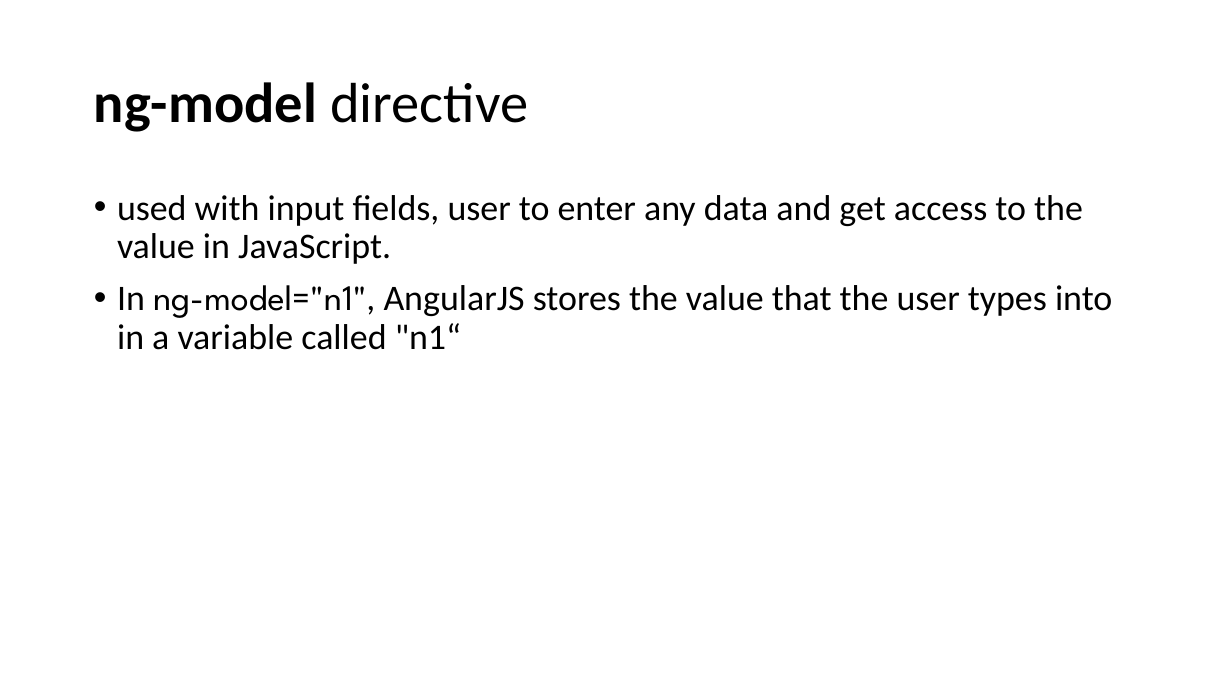
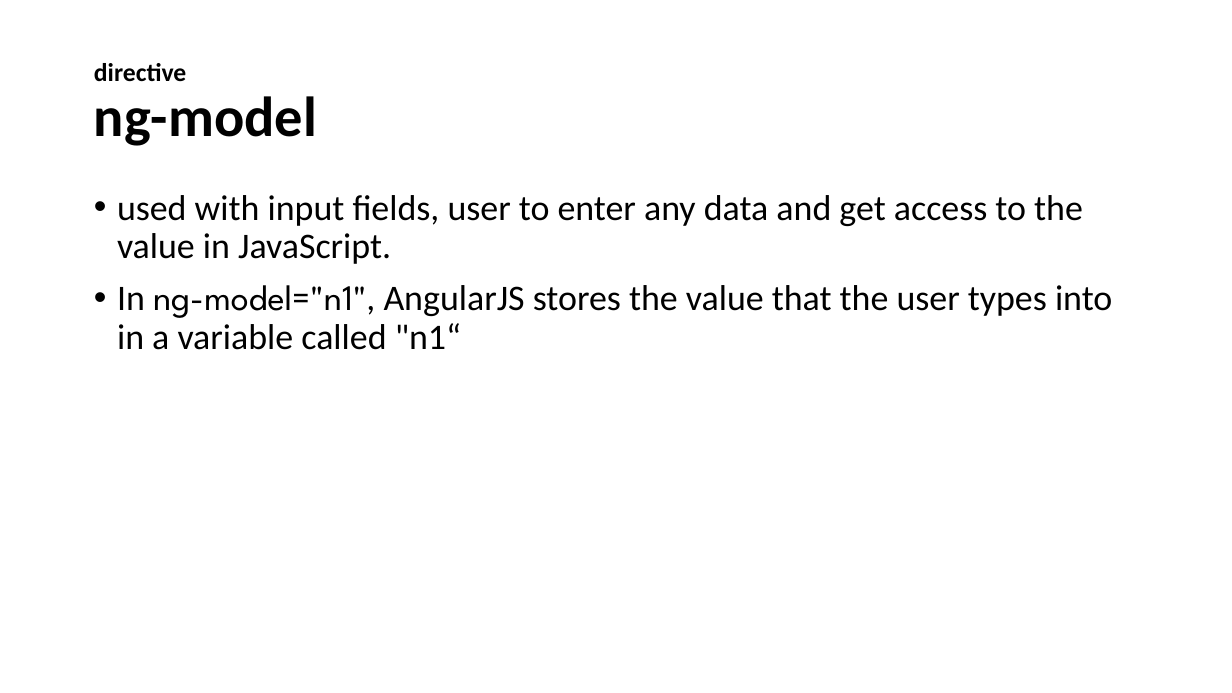
Before and after one commit to santoshkar/Angular, a slide deck: slide 8 of Angular JS draft.pptx. Drawn at 1232x693 pixels with LibreOffice and Linux fonts; fonts in the diff are those of the drawing. Boxes give left, top, right and bottom in pixels: in the first picture for what was removed or moved away, otherwise in the second. Text is boxed around its words. In the diff, an @@ line names an element or a change of style, - is before the commit and + after.

Commit message:
Working with ng-model

```diff
--- a/Angular JS draft.pptx
+++ b/Angular JS draft.pptx
@@ title at (94,63,317,146): text changed; size 44 to 20 pt; bold on @@
-ng-model directive
+directive
+ng-model
```
Also in this commit, not shown: 6 other slides changed, 8 slides added, 1 slide removed, 4 other files.
